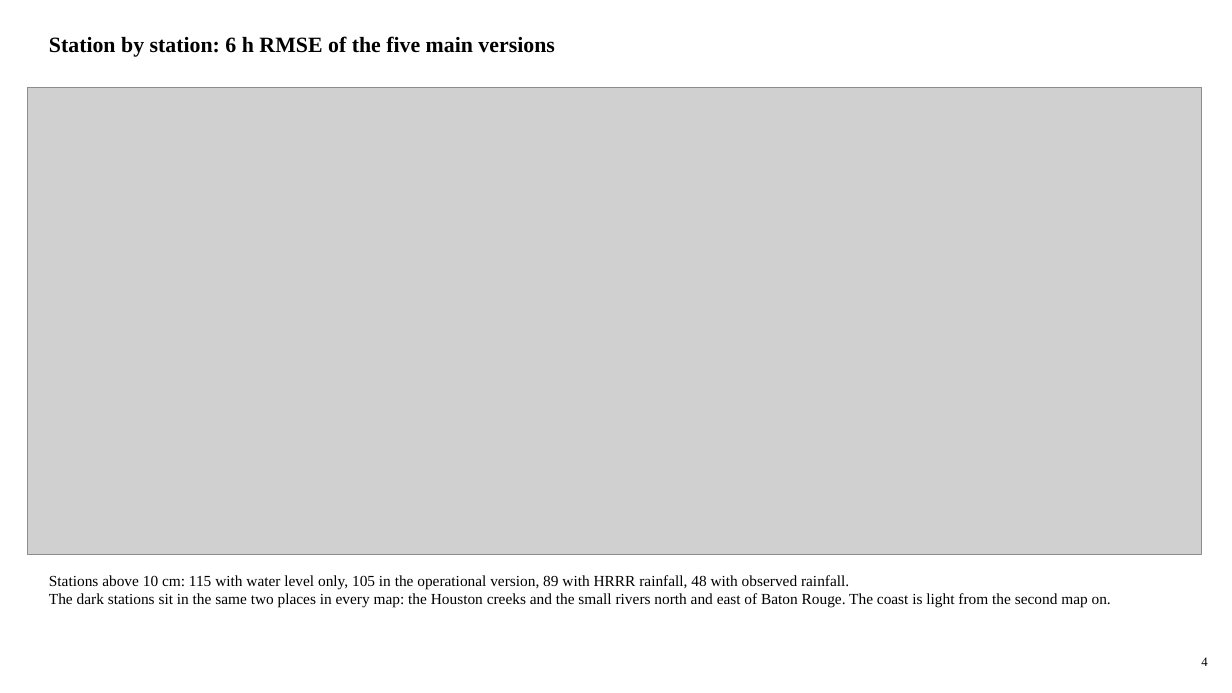
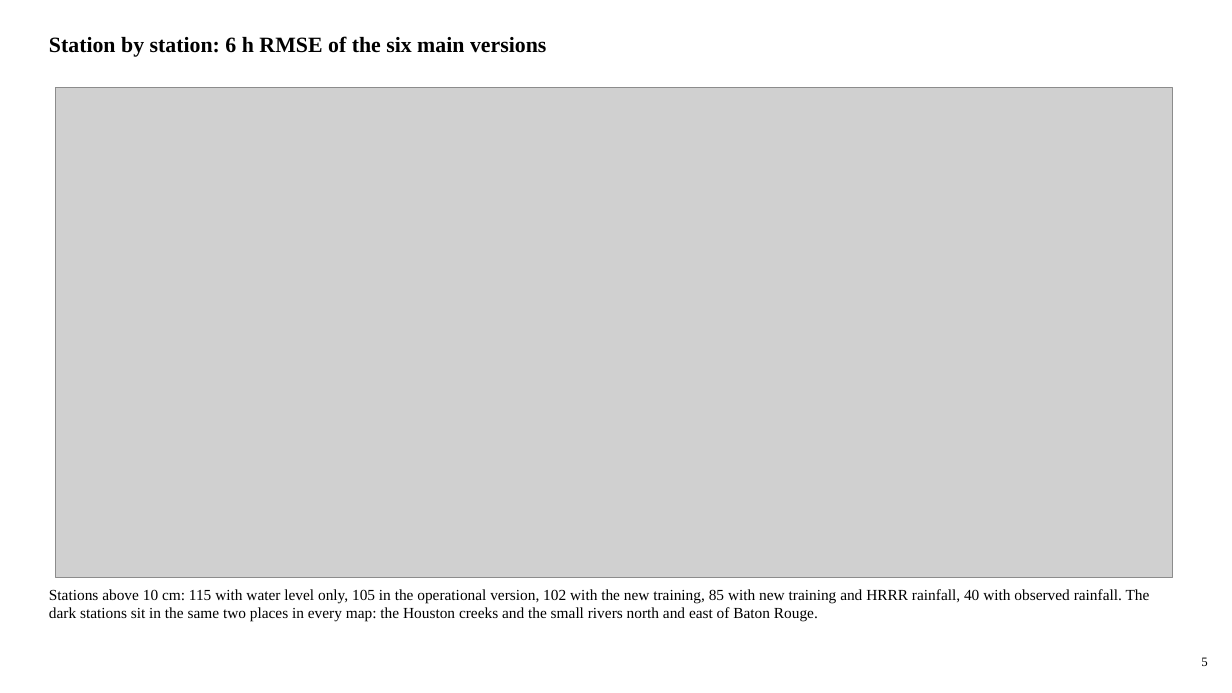
Before and after one commit to LaurenW1997/subdomainLSTM, a slide deck: slide 5 of deliverables/17_versions/version_comparison.pptx (slide 4 before the commit). Drawn at 1232x693 pixels with LibreOffice and Linux fonts; fonts in the diff are those of the drawing; grey boxes stand for pictures. Boxes give left, top, right and bottom in pixels: in the first picture for what was removed or moved away, otherwise in the second. Text is boxed around its words. In the diff, an @@ line names an element or a change of style, - is before the commit and + after.

```diff
--- a/deliverables/17_versions/version_comparison.pptx
+++ b/deliverables/17_versions/version_comparison.pptx
@@ text at [49,36,546,57]: text changed @@
-Station by station: 6 h RMSE of the five main versions
+Station by station: 6 h RMSE of the six main versions
@@ picture: place and size @@
-picture at [28,88,1202,555]
+picture at [56,88,1174,578]
@@ text at [49,589,1150,622]: text changed @@
-Stations above 10 cm: 115 with water level only, 105 in the operational version, 89 with HRRR rainfall, 48 with observed rainfall.
-The dark stations sit in the same two places in every map: the Houston creeks and the small rivers north and east of Baton Rouge. The coast is light from the second map on.
+Stations above 10 cm: 115 with water level only, 105 in the operational version, 102 with the new training, 85 with new training and HRRR rainfall, 40 with observed rainfall. The dark stations sit in the same two places in every map: the Houston creeks and the small rivers north and east of Baton Rouge.
@@ text at [1201,657,1207,666]: text changed @@
-4
+5
```
Also in this commit, not shown: 25 other slides changed, 1 slide added, 48 other files.
